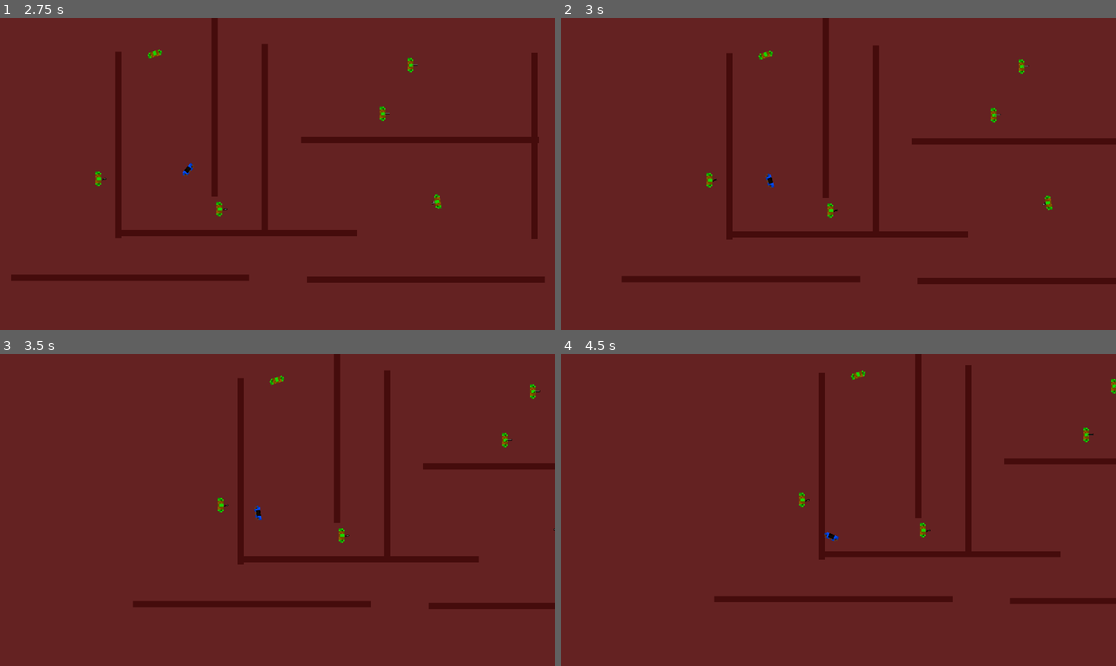
Above: before the commit, frames 1-4 (two rows, left to right).
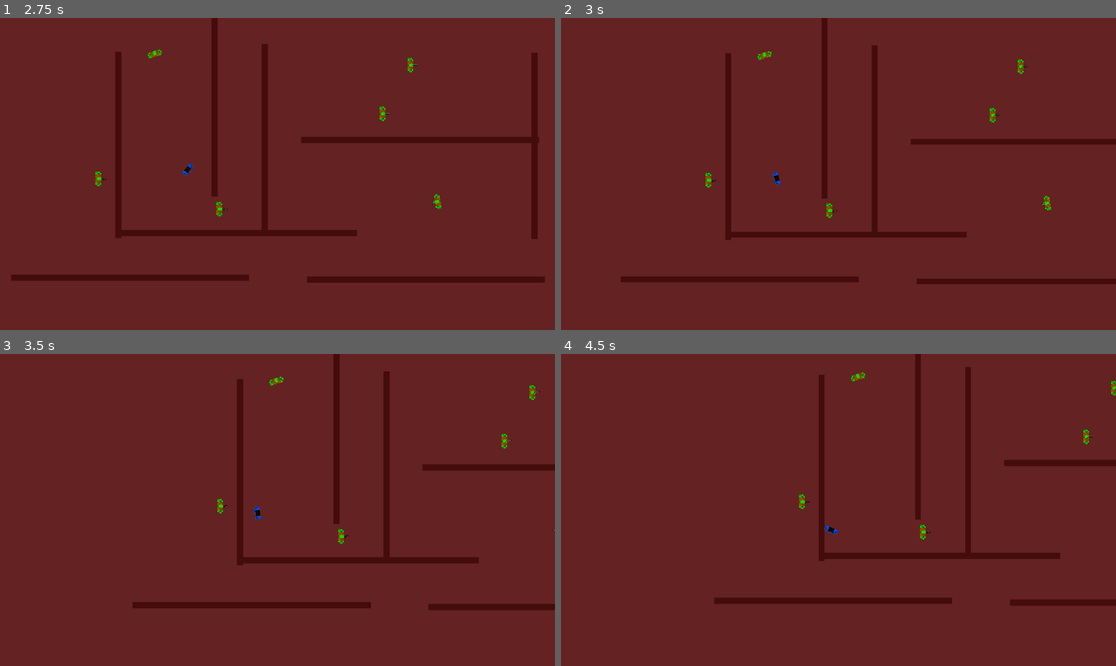
Above: after the commit, the same moments.

Repository: ArthurPesi/fundjogos
Game: Godot game, scene res://control.tscn
Two runs of this game, one before a commit and one after it. Both use one fixed random seed, a clock stepped at 60 frames per second and the inputs below. Sound files missing from this copy of the repository are replaced by a short silence.
Inputs (mouse positions are in pixels of both pictures, inside the frame that each line leads up to):
- Up to frame 1 (2.75 s): click "Play" at 0.5 s; tap Enter at 1.25 s; move the mouse to (399, 158) at 1.27 s; tap Space (join_keyboard) at 1.35 s; click (399, 158) at 1.42 s; click "ready" at 2 s
- Up to frame 2 (3 s): move the mouse to (727, 189) at 2.77 s; tap Space (join_keyboard) at 2.85 s; click (727, 189) at 2.92 s
- Up to frame 3 (3.5 s): no input
- Up to frame 4 (4.5 s): move the mouse to (894, 441) at 3.52 s; tap Space (join_keyboard) at 3.6, 4.35 s; click (894, 441) at 3.67 s; move the mouse to (810, 572) at 4.27 s; click (810, 572) at 4.42 s

Frame 1 is identical in both runs. In frame 2, 1.1% of the frame differs, in the area x 10-100%, y 0-86%; in frame 3, 1.1%; in frame 4, 1.5%, in the area x 27-100%, y 0-81%.

Commit message:
fix: mouse input

Diff:
--- a/control.gd
+++ b/control.gd
@@ -133,6 +133,7 @@
 			world_to_render = main_viewport.world_2d
 			print(world_to_render)
 			split_cam_container = MULTIPLAYER_CAMERAS_CONTAINER.instantiate()
+			split_cam_container.main_camera = main_camera
 			add_child(split_cam_container)
 
 		pause_menu = main_viewport.get_node("Camera2D/pause_menu")
--- a/enemies/enemy_parent.gd
+++ b/enemies/enemy_parent.gd
@@ -141,10 +141,8 @@
 func _on_vision_area_body_exited(body: Node2D) -> void:
 	if body.is_in_group("trigger_aggro"):
 		objects_inside_vision_area.erase(body)
-		if body.is_in_group("enemy"):
+		if body.is_in_group("enemy") and check_for_los(body):
 			enter_aggro(body.target)
-
-
 
 func _on_vision_area_area_entered(area: Area2D) -> void:
 	if area.is_in_group("trigger_aggro") and area.is_in_group("good"):
--- /dev/null
+++ b/levels/camera_2d_multi.gd
@@ -0,0 +1,6 @@
+extends Camera2D
+var cameras
+
+func _process(delta: float) -> void:
+	if cameras:
+		position = cameras.position
--- a/levels/multiplayer_cameras_container.gd
+++ b/levels/multiplayer_cameras_container.gd
@@ -15,6 +15,7 @@
 const MIN_DISTANCE := Vector2(576,324)
 const MAX_DISTANCE := Vector2(1276,824)
 const MAX_AUDIO_DISTANCE = 1000
+var main_camera
 
 func _ready() -> void:
 	player_1 = world.players[0]
--- a/player/player.gd
+++ b/player/player.gd
@@ -167,7 +167,8 @@
 			move_and_slide()
 			if check_fire() and weapon_obj:
 				shoot()
-
+			if check_melee():
+				melee()
 		constants.player_states.ATTACKING:
 			attackCounter += delta
 			velocity = atk_move * ATTACK_SPEED
@@ -198,10 +199,17 @@
 			return true
 	return false
 
+func check_melee():
+	if player_settings.device_type == constants.device_types.KEYBOARD:
+		if Input.is_action_just_pressed(player_settings.knife_action) or (Input.is_action_just_pressed(player_settings.fire_action) and !weapon_obj):
+			return true
+	else:
+		if (Input.is_joy_button_pressed(player_settings.device, JOY_BUTTON_RIGHT_SHOULDER) and !weapon_obj) or Input.is_joy_button_pressed(player_settings.device, JOY_BUTTON_LEFT_SHOULDER):
+			return true
+	return false
+
 func _input(event: InputEvent) -> void:
 	if event.device == unique_device:
-		if Input.is_action_just_pressed(player_settings.knife_action) or (Input.is_action_just_pressed(player_settings.fire_action) and !weapon_obj) and curr_state == constants.player_states.WALKING:
-			melee()
 		if event.is_action(player_settings.get_weapon_action) and Input.is_action_just_pressed(player_settings.get_weapon_action) and curr_collect and curr_state != constants.player_states.DEAD:
 			get_weapon()
 
Not shown, added: levels/camera_2d_multi.gd.uid
